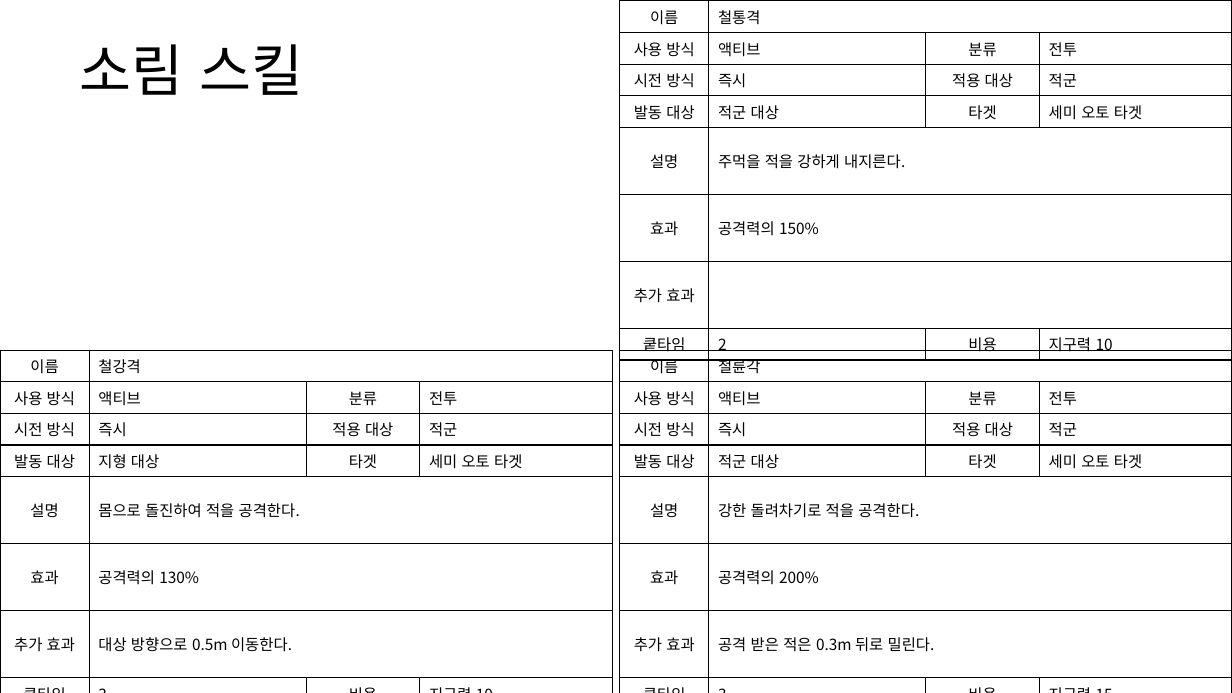
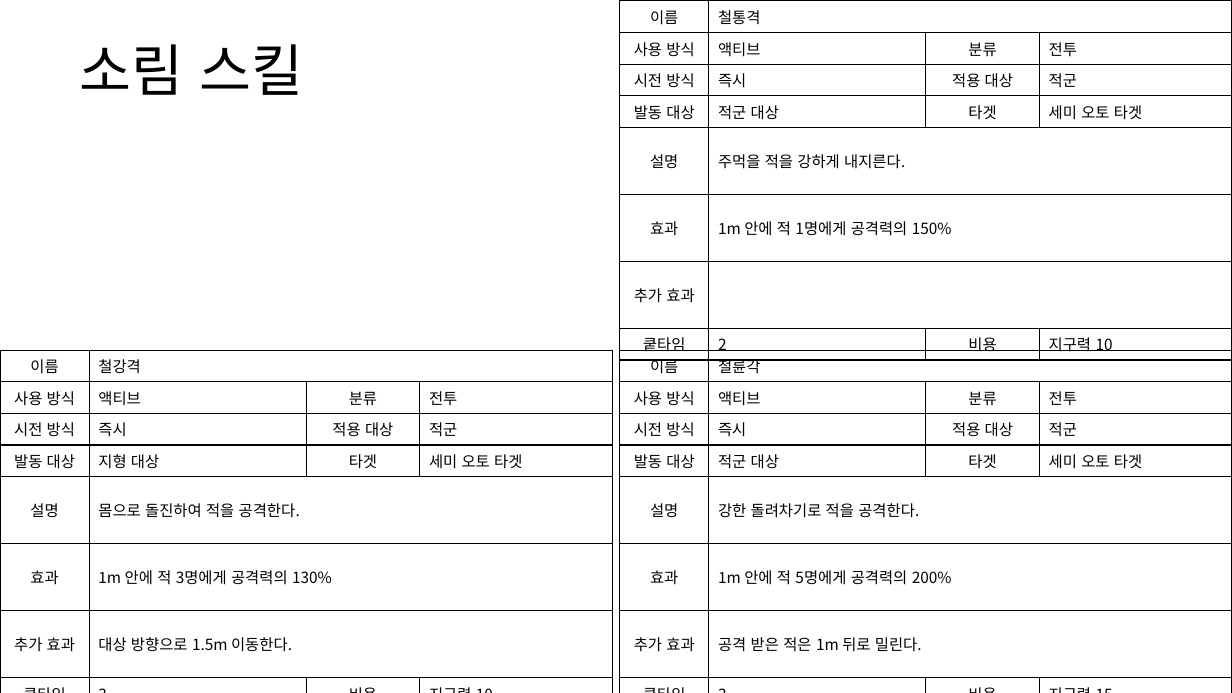
Before and after one commit to yjk0401/unityenginebasic_9th, a slide deck: slide 23 of 기획/방랑엽사전/스킬 기획서.pptx. Drawn at 1232x693 pixels with LibreOffice and Linux fonts; fonts in the diff are those of the drawing. Boxes give left, top, right and bottom in pixels: in the first picture for what was removed or moved away, otherwise in the second. Text is boxed around its words. In the diff, an @@ line names an element or a change of style, - is before the commit and + after.

```diff
--- a/기획/방랑엽사전/스킬 기획서.pptx
+++ b/기획/방랑엽사전/스킬 기획서.pptx
@@ table at <box>620,1,1232,356</box> @@
-row 6, column 2: 공격력의 150%
+row 6, column 2: 1m 안에 적 1명에게 공격력의 150%
@@ table at <box>0,350,613,693</box> @@
-row 6, column 2: 공격력의 130%
+row 6, column 2: 1m 안에 적 3명에게 공격력의 130%
-row 7, column 2: 대상 방향으로 0.5m 이동한다.
+row 7, column 2: 대상 방향으로 1.5m 이동한다.
@@ table at <box>620,350,1232,693</box> @@
-row 6, column 2: 공격력의 200%
+row 6, column 2: 1m 안에 적 5명에게 공격력의 200%
-row 7, column 2: 공격 받은 적은 0.3m 뒤로 밀린다.
+row 7, column 2: 공격 받은 적은 1m 뒤로 밀린다.
```
Also in this commit, not shown: 21 other slides changed, 7 other files.
